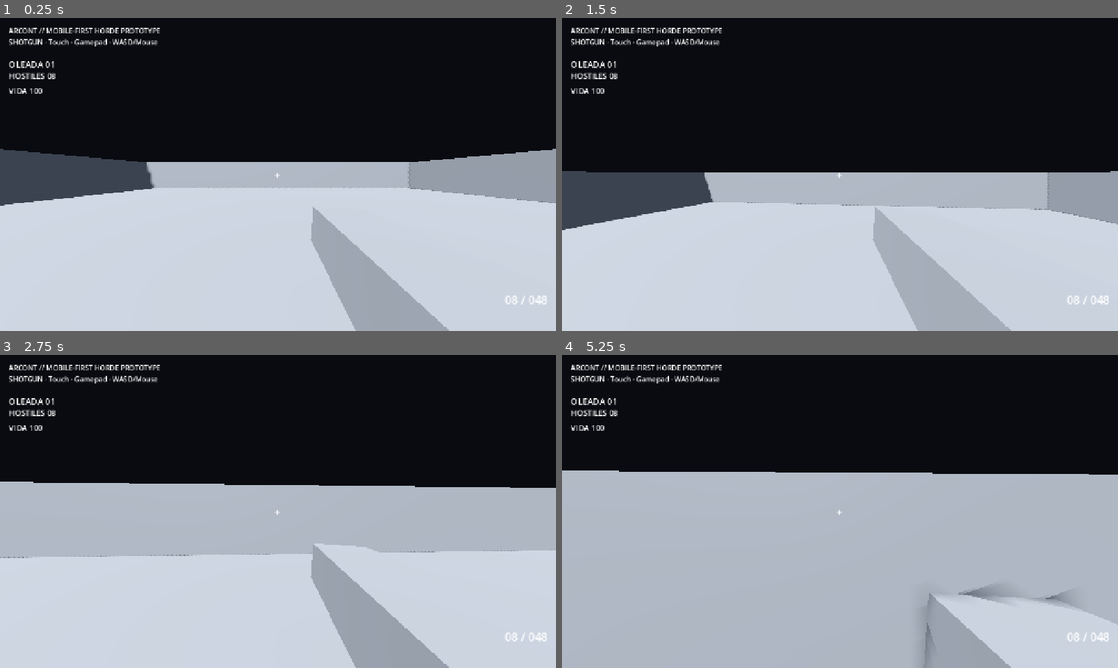
Above: before the commit, frames 1-4 (two rows, left to right).
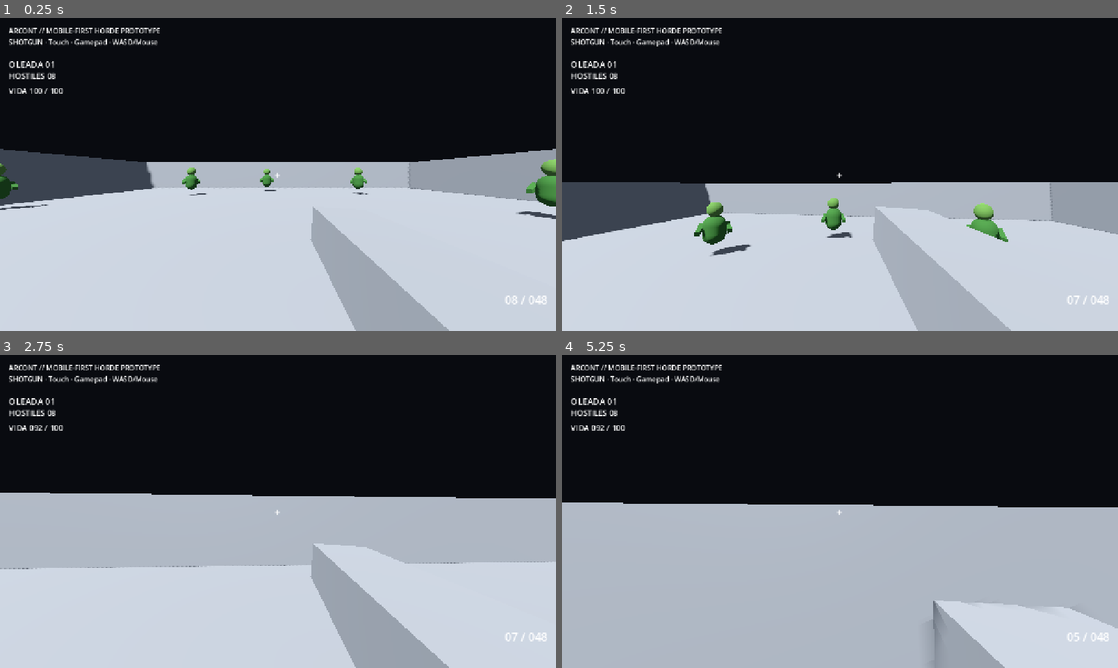
Above: after the commit, the same moments.

Repository: heliossamuelhernandezreyes/Arcont
Game: Godot game, scene res://scenes/main.tscn
The game is run twice, just before and just after one commit, with the same random seed, the same clock (stepped at 60 frames per second) and the same inputs.
Inputs (mouse positions are in pixels of both pictures, inside the frame that each line leads up to):
- Up to frame 1 (0.25 s): no input
- Up to frame 2 (1.5 s): move the mouse to (867, 174) at 0.52 s; hold Shift (sprint) 0.53-1.28 s; hold W (move_forward) from 0.53 s (still down); click (867, 174) at 0.67 s; tap Space (jump) at 0.77 s; move the mouse to (812, 174) at 1.27 s; tap Shift (sprint) at 1.35 s
- Up to frame 3 (2.75 s): keep holding W (move_forward); tap Space (jump) at 1.52 s; move the mouse to (289, 505) at 2.02 s; hold Shift (sprint) from 2.03 s (still down)
- Up to frame 4 (5.25 s): keep holding W (move_forward); move the mouse to (834, 517) at 2.77 s; release Shift (sprint) at 2.78 s; tap Shift (sprint) at 2.85, 4.35 s; click (834, 517) at 2.92 s; tap Space (jump) at 3.02, 3.77, 4.52 s; move the mouse to (878, 514) at 3.52 s; hold Shift (sprint) 3.53-4.28 s; move the mouse to (795, 508) at 4.27 s; move the mouse to (845, 511) at 5.02 s; hold Shift (sprint) from 5.03 s (still down); click (845, 511) at 5.17 s

The runs differ from the first frame. In frame 1, 1.2% of the frame differs, in the area x 0-100%, y 22-65%; in frame 2, 7.7%; in frame 3, 6.6%; in frame 4, 11%, in the area x 0-100%, y 22-100%.
Error before the commit: Parse Error: Cannot infer the type of "organic" variable because the value doesn't have a set type. (res://scripts/weapon.gd:80)

Commit message:
fix: make impact organic flag explicitly typed

Diff:
--- a/scripts/weapon.gd
+++ b/scripts/weapon.gd
@@ -77,7 +77,7 @@
 		var collider = result.get("collider")
 		var hit_point: Vector3 = result.get("position", origin)
 		var hit_normal: Vector3 = result.get("normal", -direction)
-		var organic := collider and collider.has_method("apply_hit")
+		var organic: bool = bool(collider != null and collider.has_method("apply_hit"))
 		impact_feedback.emit(hit_point, hit_normal, organic)
 		if organic:
 			collider.apply_hit(hit_point, direction, damage, "shotgun", impact_force)
